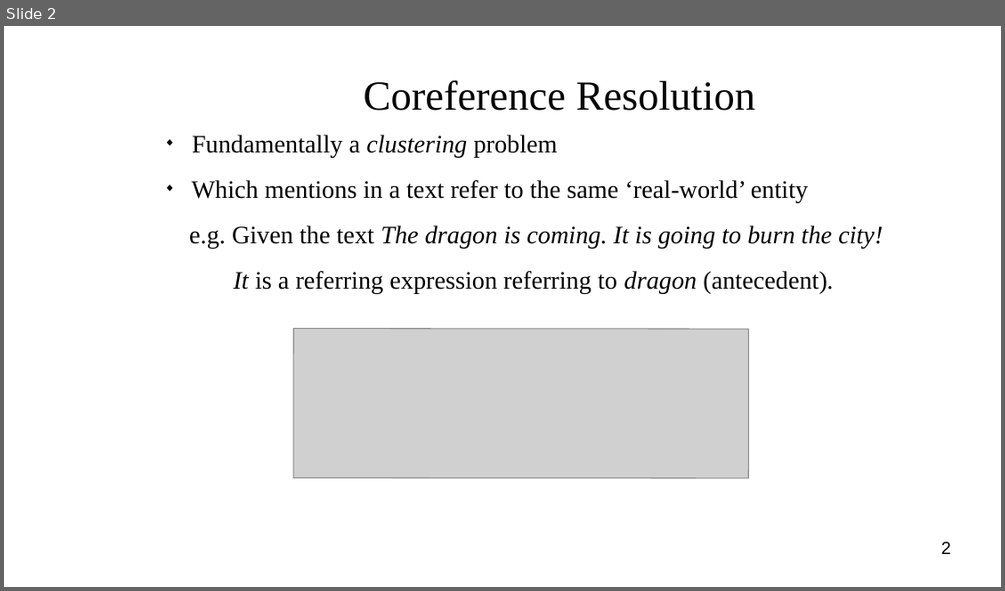
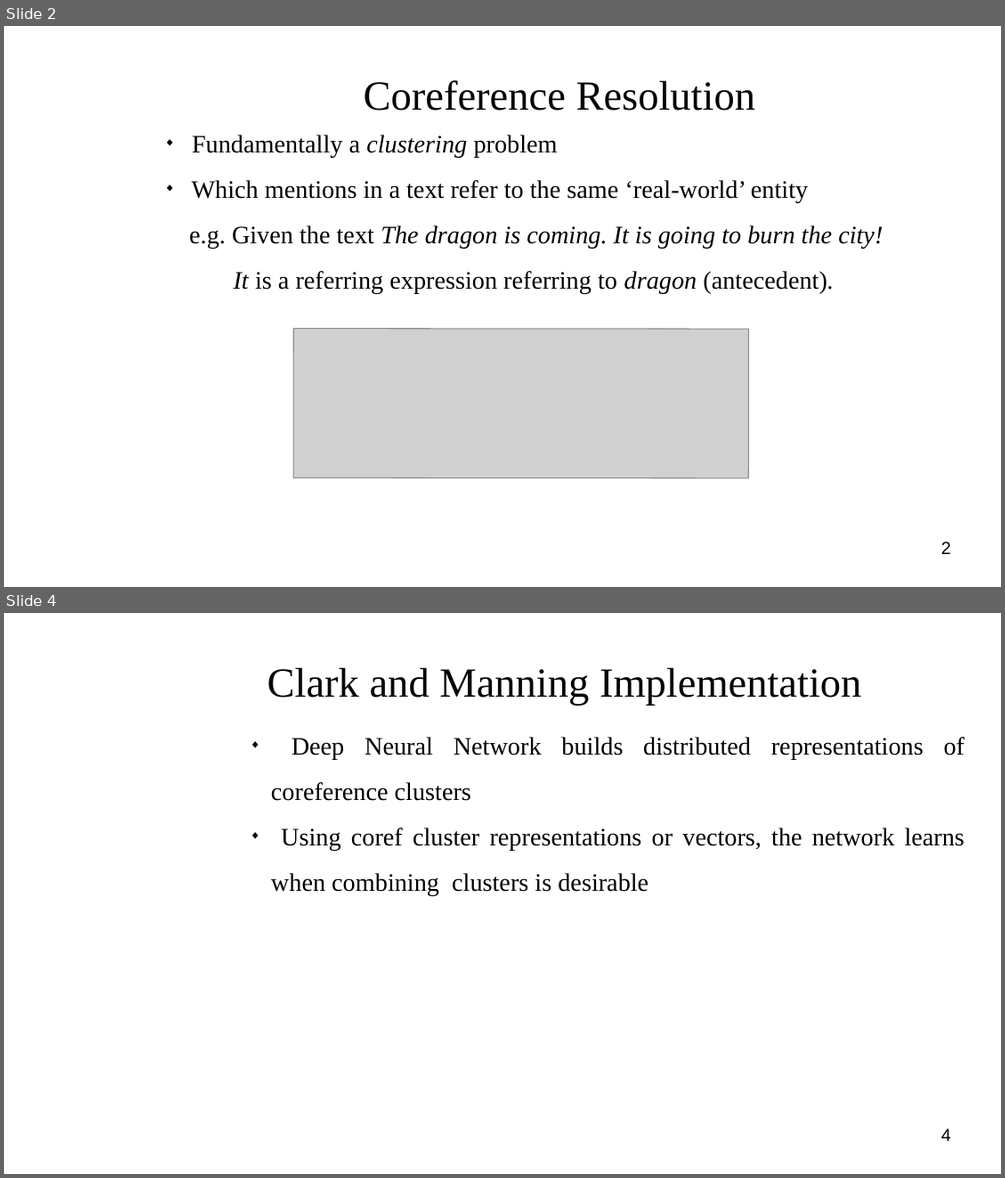
Before and after one commit to masonedmison/coref, a slide deck: documentation/presentation/cs710_presentation.odp. Shown one above the other, each under a label of ours: slide 2 before the commit, slides 2 and 4 after it; the slides between them are not shown. The pictures are 1005x591 and 1005x1178 pixels, drawn with LibreOffice and Linux fonts; fonts in the diff are those of the drawing; grey boxes stand for pictures; background and template pictures are left out. Boxes give left, top, right and bottom in pixels: in the first picture for what was removed or moved away, otherwise in the second. Text is boxed around its words. In the diff, an @@ line names an element or a change of style, - is before the commit and + after.

```diff
--- a/documentation/presentation/cs710_presentation.odp
+++ b/documentation/presentation/cs710_presentation.odp
@@ slide 4 added at (4,613,1001,1174), background picture (left out) @@
@@ title added at (267,667,861,706), 33 pt, text #050505 @@
+Clark and Manning Implementation
@@ subtitle added at (271,737,965,895), 20 pt, text #000000 @@
+◆ Deep Neural Network builds distributed representations of coreference clusters
+◆ Using coref cluster representations or vectors, the network learns when combining clusters is desirable
@@ page number added at (941,1128,951,1141), 14 pt, text #000000 @@
+4
```
Also in this commit, not shown: 1 slide changed, 6 other slides added, 1 slide removed, 32 other files.
